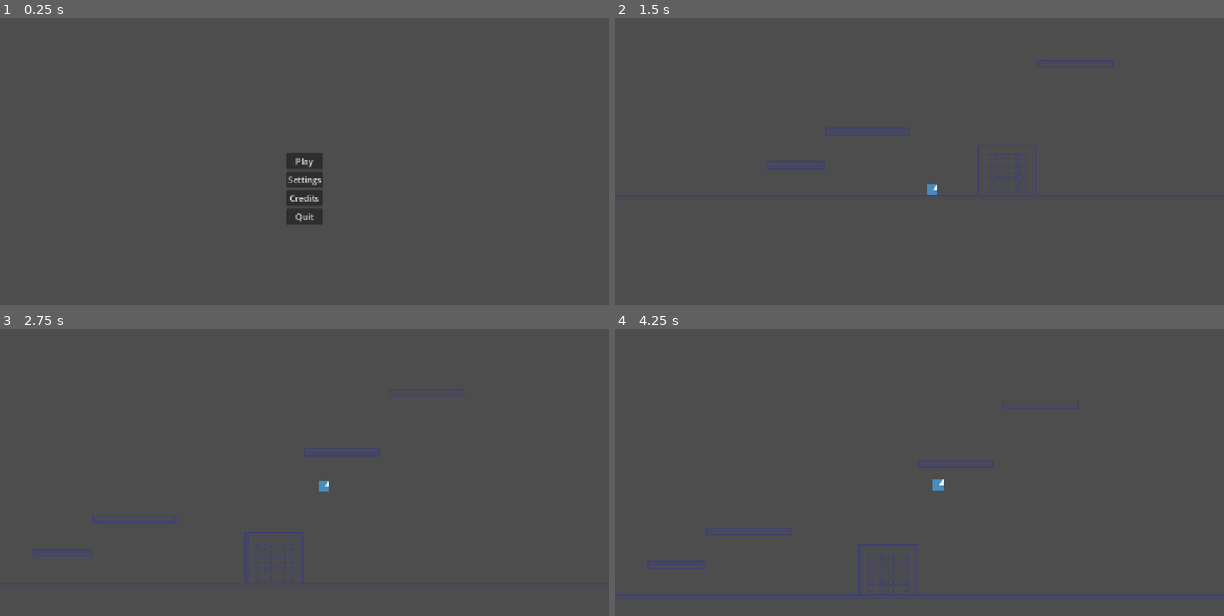
Above: before the commit, frames 1-4 (two rows, left to right).
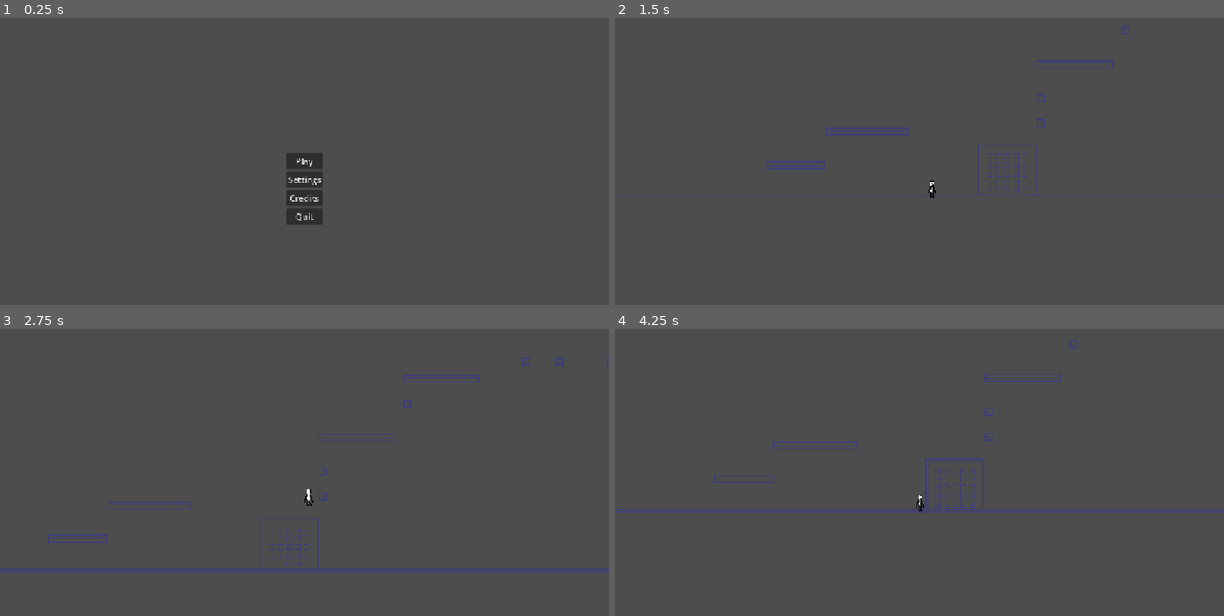
Above: after the commit, the same moments.

Repository: pixerhp/GMTK-2026
Game: Godot game, scene res://scenes/main_menu.tscn
Same seed, same stepped clock (60 frames per second), same inputs: the game is played once before the commit and once after it. The engine's default icon, where the game draws it, is replaced by a stand-in: a white triangle on a blue panel in a dark square.
Inputs:
- Up to frame 1 (0.25 s): no input
- Up to frame 2 (1.5 s): click "Play" at 0.5 s; hold D (right) from 1.28 s (still down)
- Up to frame 3 (2.75 s): keep holding D (right); tap Space (jump) at 1.52, 2.27 s
- Up to frame 4 (4.25 s): release D (right) at 2.78 s; hold A (left) 2.78-3.53 s; hold D (right) from 3.53 s (still down); tap Space (jump) at 3.77 s

The runs differ from the first frame. In frame 1, 0.2% of the frame differs, in the area x 47-53%, y 48-72%; in frame 2, 0.2%; in frame 3, 3.8%; in frame 4, 4.0%, in the area x 0-100%, y 3-94%.

Commit message:
replaced player sprite, slight addition to tilemaps

Diff:
--- a/project.godot
+++ b/project.godot
@@ -68,6 +68,7 @@
 
 [rendering]
 
+textures/canvas_textures/default_texture_filter=0
 rendering_device/driver.windows="d3d12"
 renderer/rendering_method="gl_compatibility"
 renderer/rendering_method.mobile="gl_compatibility"
--- a/scenes/level_one.tscn
+++ b/scenes/level_one.tscn
@@ -166,7 +166,7 @@
 [node name="LevelOne" type="Node2D" unique_id=1716816]
 
 [node name="TileMapLayer" type="TileMapLayer" parent="." unique_id=468422003]
-tile_map_data = PackedByteArray("AAAEABkAAQACAAEAAAAFABkAAQA …(3584 unchanged characters)… DAAMAAGA/AAIAAQAEAAEAAGBHAAIAAQAEAAEAAFA=")
+tile_map_data = PackedByteArray("AAAEABkAAQACAAEAAAAFABkAAQA …(3584 unchanged characters)… DAAMAAGA/AAIAAQAEAAEAAGBHAAIAAQAEAAEAAFA1AA0AAQAEAAMAAAA1ABAAAQAEAAMAAAA/AAUAAQAEAAMAAABRAAAAAQAEAAMAAABXAAAAAQAEAAMAAABNAAAAAQAEAAMAAAA=")
 tile_set = SubResource("TileSet_ydybj")
 
 [node name="Player" parent="." unique_id=1697917956 instance=ExtResource("2_t18mc")]
--- a/scenes/player.tscn
+++ b/scenes/player.tscn
@@ -1,7 +1,7 @@
 [gd_scene format=3 uid="uid://c6guir5jma5c7"]
 
 [ext_resource type="Script" uid="uid://bsoc5t783xb72" path="res://scripts/player.gd" id="1_3vyb7"]
-[ext_resource type="Texture2D" uid="uid://dwtkyuyglfn0h" path="res://icon.svg" id="2_g2els"]
+[ext_resource type="Texture2D" uid="uid://cc052d8pl0jx" path="res://assets/placeholder_art/placeholder_player.png" id="2_g2els"]
 
 [sub_resource type="RectangleShape2D" id="RectangleShape2D_ydybj"]
 
@@ -14,7 +14,7 @@
 [node name="Sprite2D" type="Sprite2D" parent="." unique_id=1848761524]
 texture = ExtResource("2_g2els")
 region_enabled = true
-region_rect = Rect2(32, 55, 20, 20)
+region_rect = Rect2(0, 0, 16, 32)
 
 [node name="LedgeRightUpperCheck" type="RayCast2D" parent="." unique_id=860445500]
 position = Vector2(10, -13)
